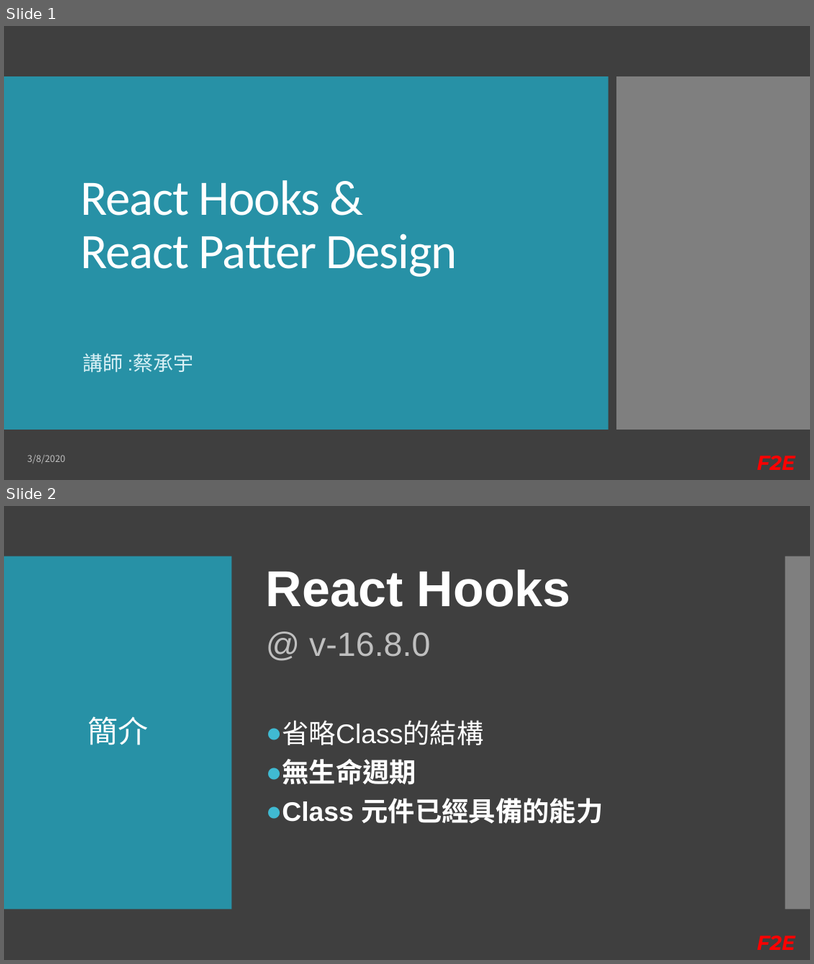
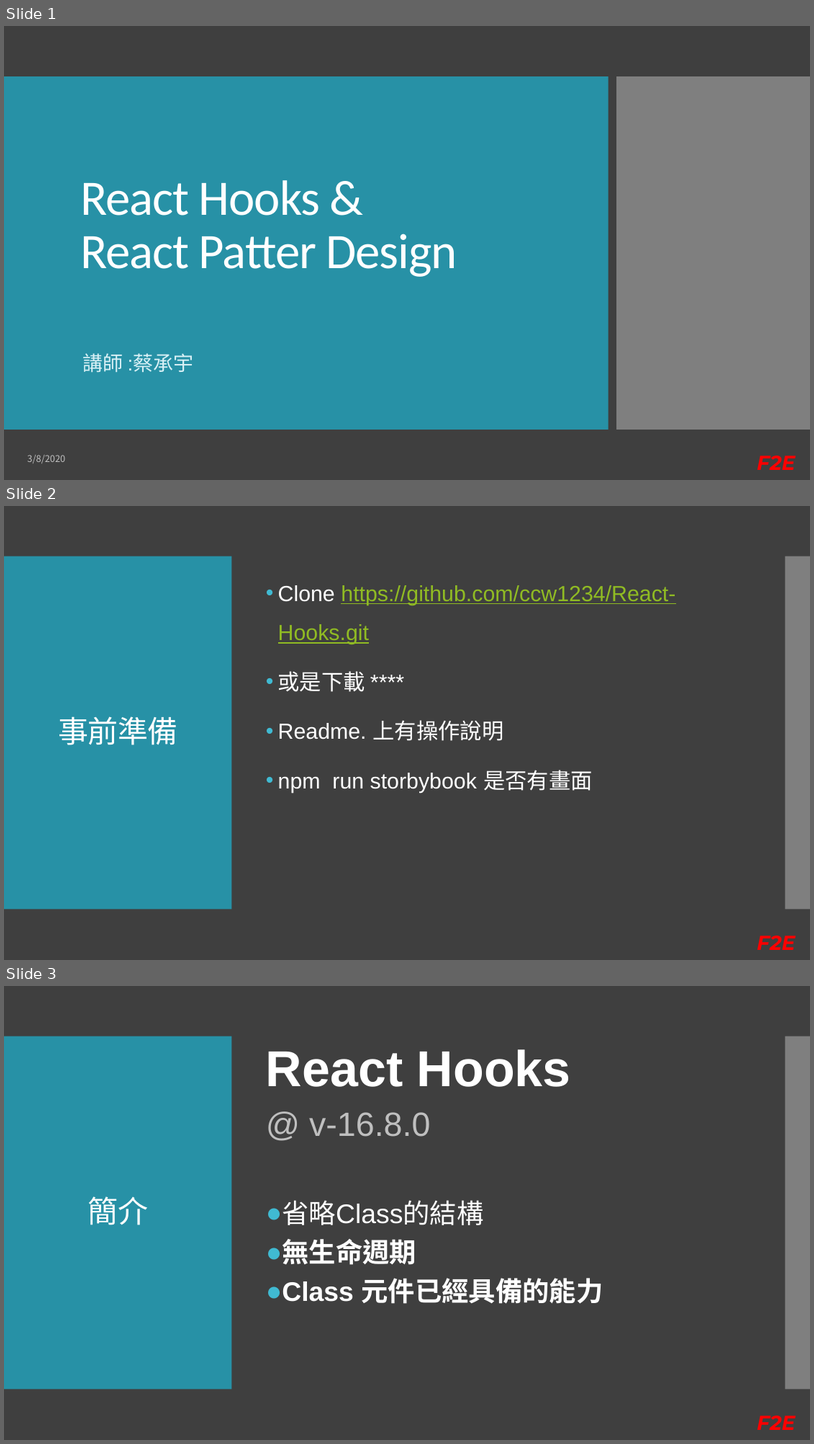
Before and after one commit to Kader-coder/React-Hooks, a slide deck: PPT/React Hooks &.pptx. Shown one above the other, each under a label of ours: slides 1 and 2 before the commit, slides 1, 2 and 3 after it. The pictures are 814x964 and 814x1444 pixels, drawn with LibreOffice and Linux fonts; fonts in the diff are those of the drawing. Boxes give left, top, right and bottom in pixels: in the first picture for what was removed or moved away, otherwise in the second. Text is boxed around its words. In the diff, an @@ line names an element or a change of style, - is before the commit and + after.

```diff
--- a/PPT/React Hooks &.pptx
+++ b/PPT/React Hooks &.pptx
@@ slide 2 added at <box>4,506,810,960</box>, background #3F3F3F; not listed: 3 template elements that a slide beside it also shows @@
@@ text added at <box>278,585,676,793</box>, 26 pt, text #FFFFFF @@
+• Clone https://github.com/ccw1234/React-Hooks.git
+• 或是下載 ****
+• Readme. 上有操作說明
+• npm run storbybook 是否有畫面
@@ title added at <box>59,716,178,745</box>, 36 pt, text #FFFFFF @@
+事前準備
@@ what was slide 2 is now slide 3 @@
```
Also in this commit, not shown: 2 slides changed, 10 other slides added, 5 slides removed, 13 other files.
